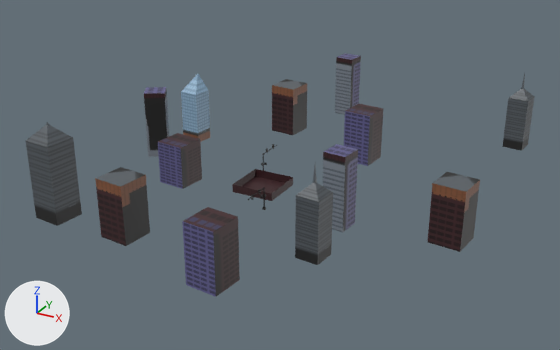
What one commit did to the glTF model Examples/3D/game_assets/models/level.glb.
Rendered twice from a 50 mm lens placed at (96.5, -166.1, 88.1), pointed at (1.3, 7.1, 1.5). Arrows for +X, +Y and +Z are at lower left; the lights stay in place. Vertices at the same position are counted once.
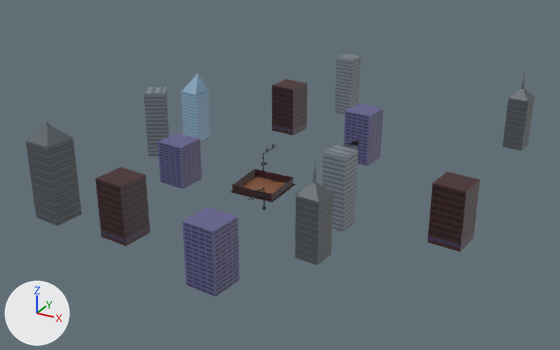
Where the change shows, as pixel boxes (x1, y1, x2, y2) in the pictures (560 x 350 px):
part 1 of me_cube, built on: before (232, 169, 293, 200); after (181, 56, 370, 202)
part 2 of me_cube, added: after (95, 175, 150, 246)
part 3 of me_cube, surface changed: (34, 53, 529, 297) in both

The change in detail:
me_cube is used by ob_cube; location (0.0, 0.0, 0.0).
me_cube had 5674 vertices, 10308 faces and spanned x -54.2..58.0, y -51.5..72.4, z -8.4..23.5.
me_cube now has 6089 vertices, 10942 faces and spans x -54.2..58.0, y -51.5..72.4, z -8.4..23.5.
me_cube part 1: 2 vertices moved within x -6.0..6.0, y 6.0, z 2.2; 1 vertex removed from x -6.0, y -6.0, z 2.2; 413 vertices added at x -26.3..30.1, y -29.1..71.8, z 0.0..21.9.
me_cube part 2: 3 vertices added at x -19.3..-11.2, y -43.4..-34.5, z 3.8..4.3.
me_cube part 3: 114 kept faces spanning x -54.2..58.0, y -51.5..72.4, z -8.4..23.5 get new texture (UV) coordinates.
